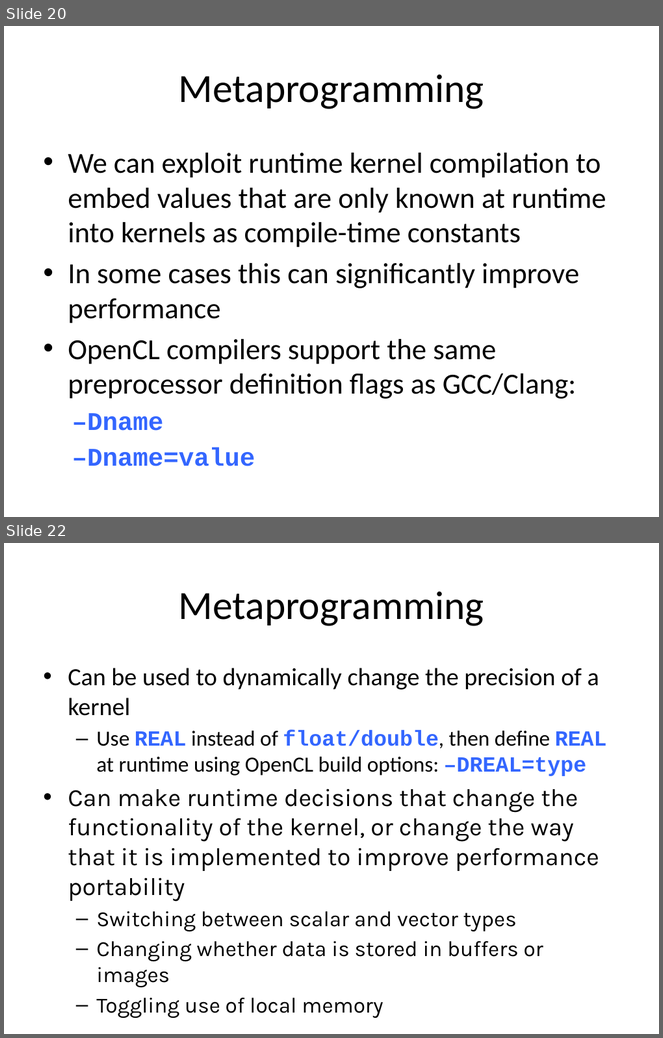
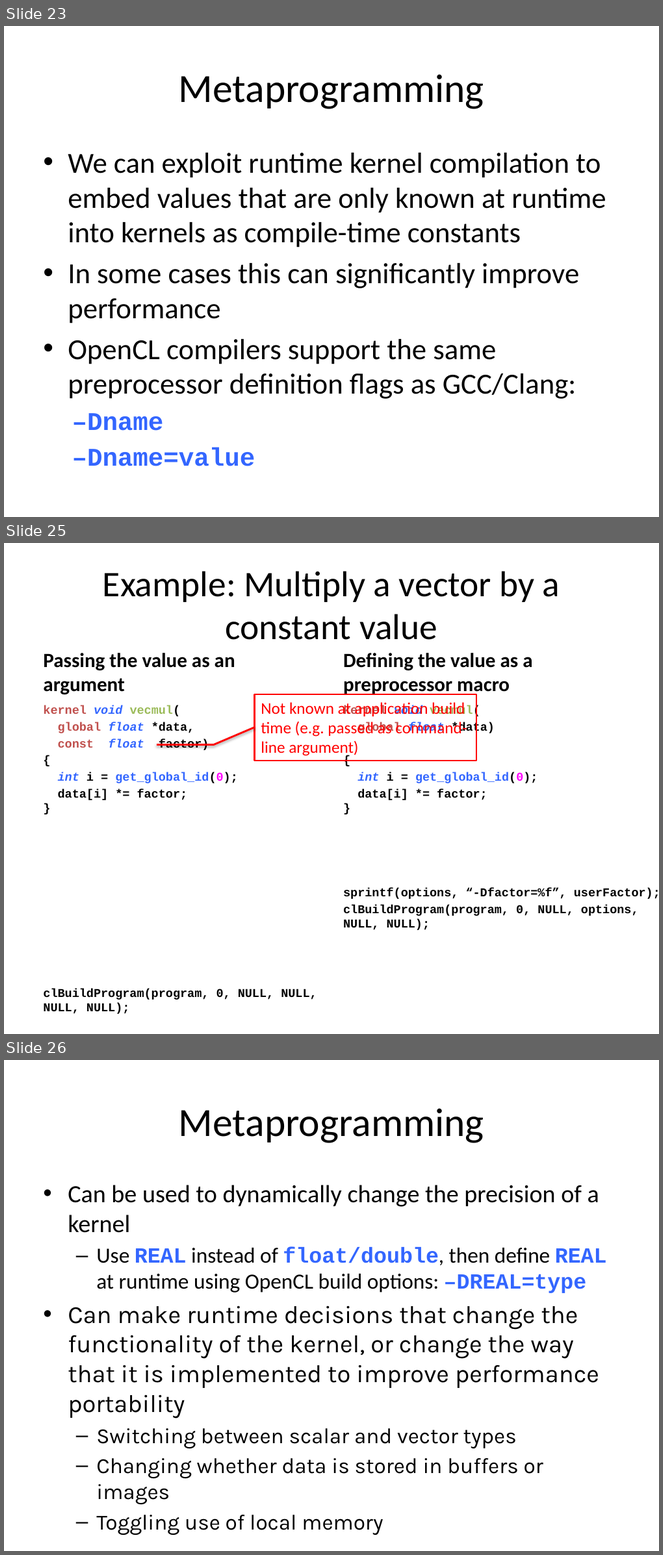
Before and after one commit to UoB-HPC/opencl-training-slides, a slide deck: advanced_part2.pptx. Shown one above the other, each under a label of ours: slides 20 and 22 before the commit, slides 23, 25 and 26 after it; the slides between them are not shown. The pictures are 663x1038 and 663x1555 pixels, drawn with LibreOffice and Linux fonts; fonts in the diff are those of the drawing. Boxes give left, top, right and bottom in pixels: in the first picture for what was removed or moved away, otherwise in the second. Text is boxed around its words. In the diff, an @@ line names an element or a change of style, - is before the commit and + after.

Commit message:
Ported advanced part 2 slides to C
 - Duplicated and hid the C++ slides, and ported to C
 - Updated Bilateral meta programming results slides to use P100s

```diff
--- a/advanced_part2.pptx
+++ b/advanced_part2.pptx
@@ slide 25 added at (4, 543, 659, 1034), background #FFFFFF @@
@@ title added at (103, 571, 560, 640), 39.6 pt, text #000000 @@
+Example: Multiply a vector by a constant value
@@ text added at (43, 653, 235, 695), 22.2 pt, text #000000, bold @@
+Passing the value as an argument
@@ text added at (343, 653, 532, 696), 22.2 pt, text #000000, bold @@
+Defining the value as a preprocessor macro
@@ rectangle added at (254, 694, 477, 761), outline #FF0000 1.5 pt, 18 pt, text #FF0000 @@
+Not known at application build time (e.g. passed as command-line argument)
@@ text added at (43, 705, 317, 1014), 13.2 pt, text #000000, bold @@
+kernel void vecmul(
+global float *data,
+const float factor)
+{
+int i = get_global_id(0);
+data[i] *= factor;
+}
+clBuildProgram(program, 0, NULL, NULL, NULL, NULL);
@@ text added at (343, 705, 659, 930), 13.2 pt, text #000000, bold @@
+kernel void vecmul(
+global float *data)
+{
+int i = get_global_id(0);
+data[i] *= factor;
+}
+sprintf(options, “-Dfactor=%f”, userFactor);
+clBuildProgram(program, 0, NULL, options, NULL, NULL);
@@ line added from (213, 745) to (254, 727), #FF0000 2 pt @@
@@ line added from (157, 745) to (213, 745), #FF0000 2 pt @@
@@ what was slide 20 is now slide 23 @@
@@ what was slide 22 is now slide 26 @@
```
Also in this commit, not shown: 7 slides changed, 4 other slides added.
